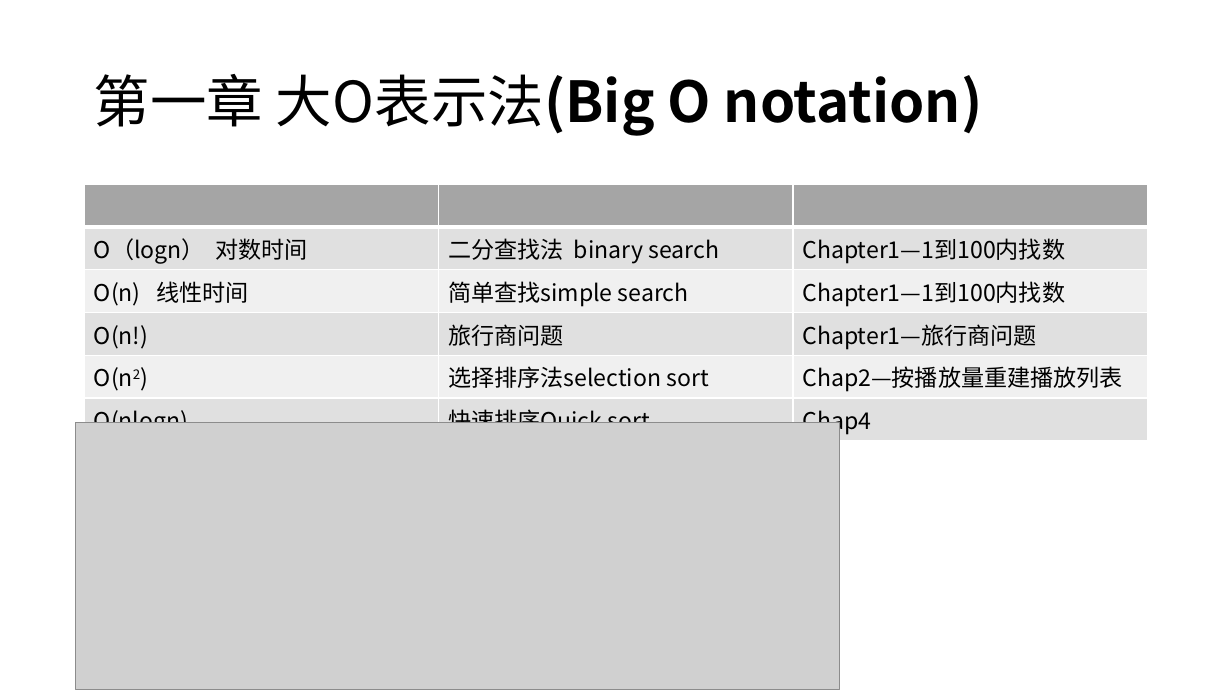
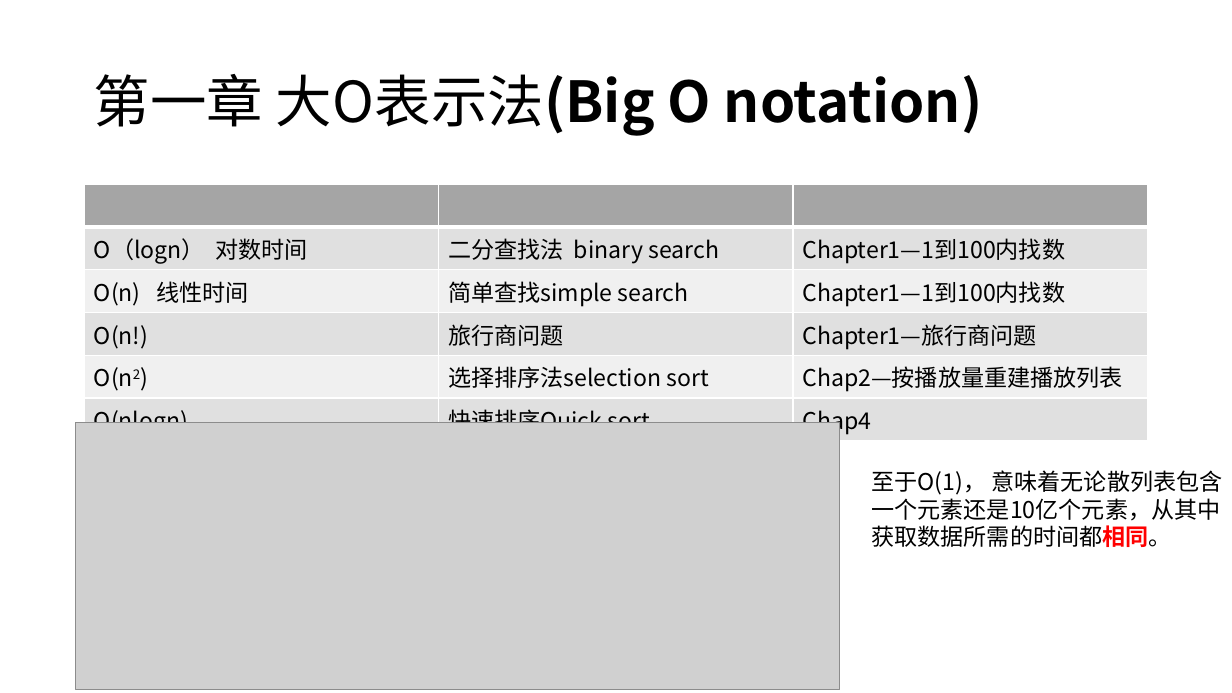
Before and after one commit to NoMatter-98/cityu-dg-cs, a slide deck: slide 4 of 20240916-算法图解/算法图解.pptx. Drawn at 1232x693 pixels with LibreOffice and Linux fonts; fonts in the diff are those of the drawing; grey boxes stand for pictures. Boxes give left, top, right and bottom in pixels: in the first picture for what was removed or moved away, otherwise in the second. Text is boxed around its words. In the diff, an @@ line names an element or a change of style, - is before the commit and + after.

```diff
--- a/20240916-算法图解/算法图解.pptx
+++ b/20240916-算法图解/算法图解.pptx
@@ text added at (871,470,1223,547), 18 pt, text #000000 @@
+至于O(1)， 意味着无论散列表包含一个元素还是10亿个元素，从其中获取数据所需的时间都相同。
```
Also in this commit, not shown: 1 other slide changed, 3 slides added, 3 other files.
